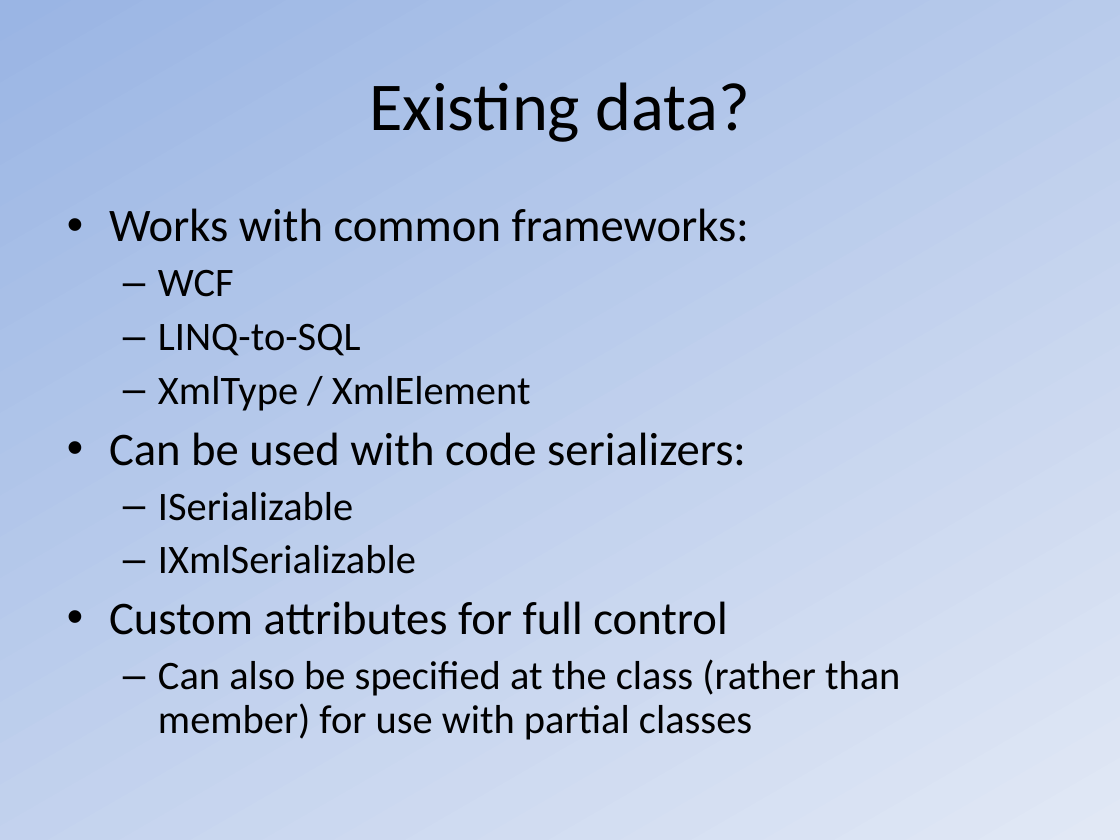
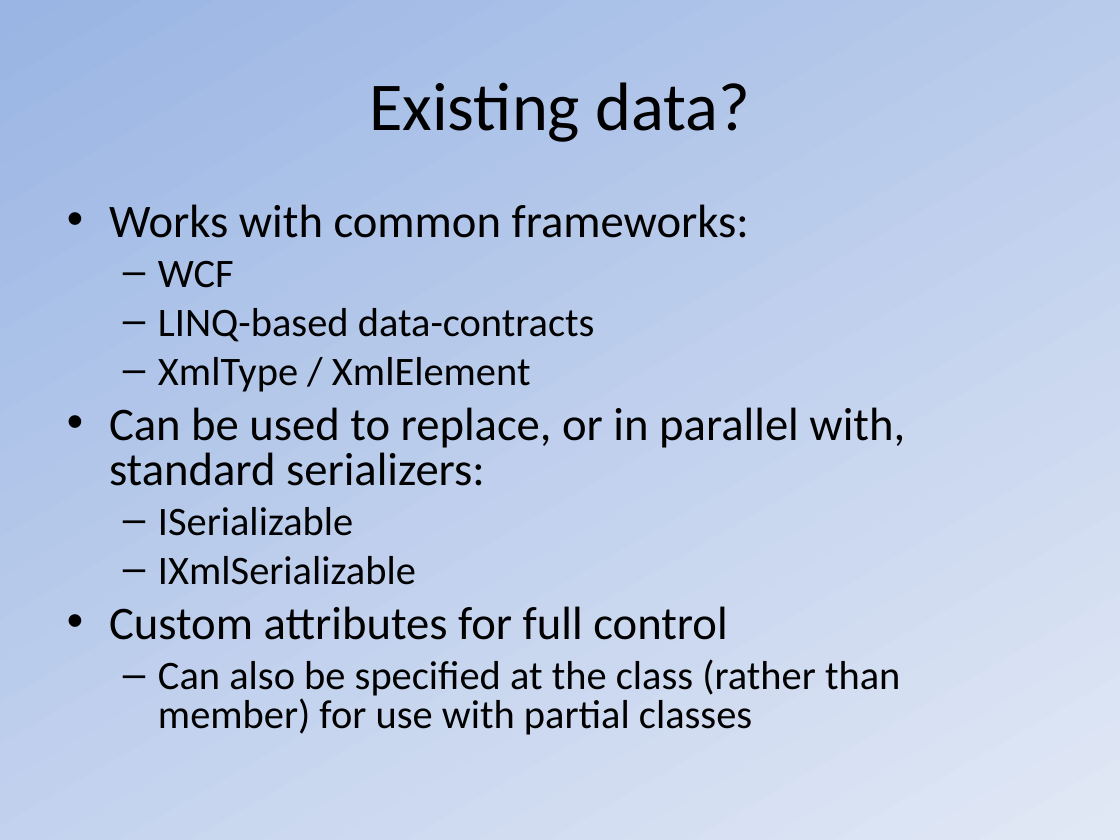
Before and after one commit to zling2001/protobuf-net, a slide deck: slide 9 of Tools/Protocol Buffers.ppt (slide 7 before the commit). Drawn at 1120x840 pixels with LibreOffice and Linux fonts; fonts in the diff are those of the drawing. Boxes give left, top, right and bottom in pixels: in the first picture for what was removed or moved away, otherwise in the second. Text is boxed around its words. In the diff, an @@ line names an element or a change of style, - is before the commit and + after.

Commit message:
updated ppt

```diff
--- a/Tools/Protocol Buffers.ppt
+++ b/Tools/Protocol Buffers.ppt
@@ text at (109,204,900,735): line spacing 0.9 to 0.8 @@
@@ text at (158,308,595,342): text changed @@
-  – LINQ-to-SQL
+  – LINQ-based data-contracts
@@ text at (109,407,905,486): text changed @@
-• Can be used with code serializers:
+• Can be used to replace, or in parallel with, standard serializers:
```
Also in this commit, not shown: 2 other slides changed, 3 slides added, 1 slide removed.
